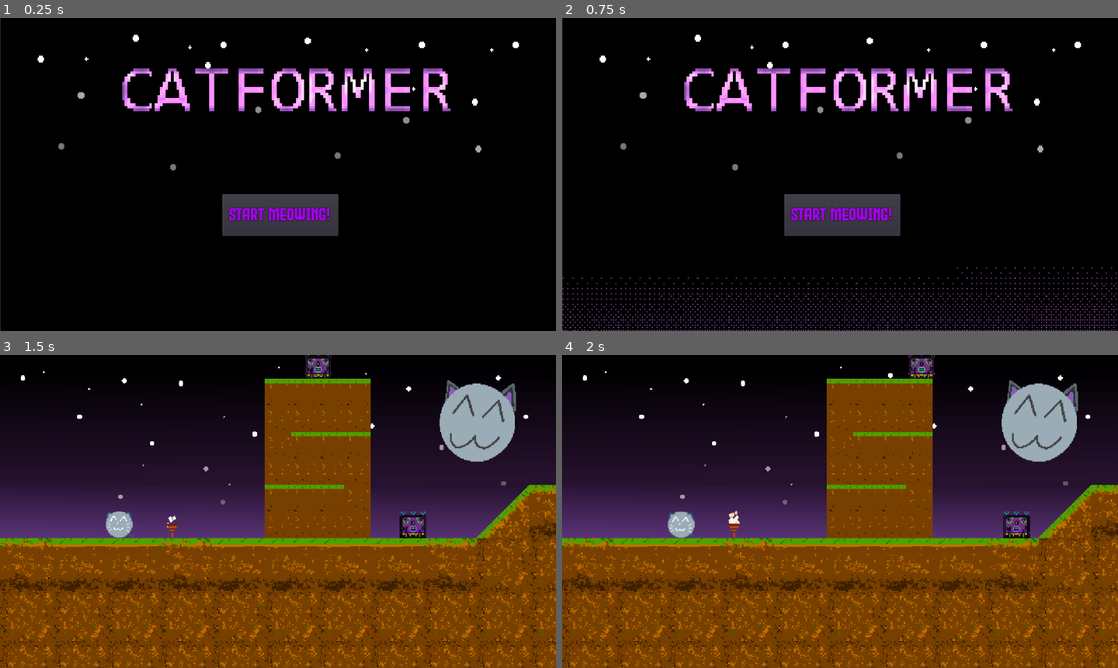
Above: before the commit, frames 1-4 (two rows, left to right).
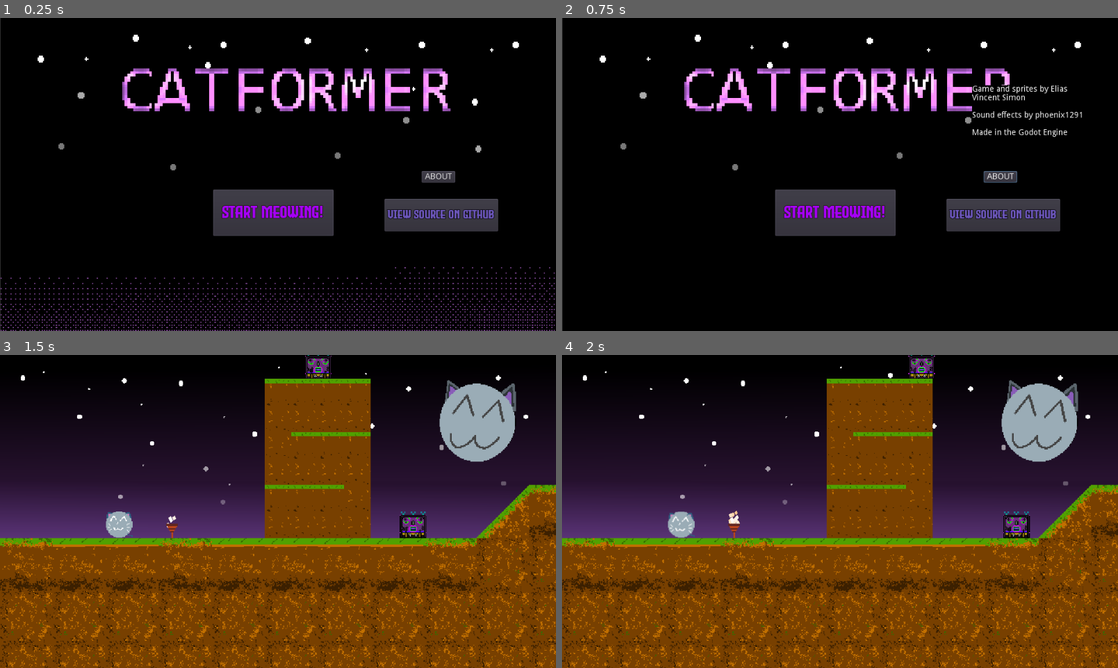
Above: after the commit, the same moments.

Repository: EliasVincent/catformer-simple-godot-platformer
Game: Godot game, scene res://scenes/MenuPanel.tscn
Two runs of this game, one before a commit and one after it. Both use one fixed random seed, a clock stepped at 60 frames per second and the inputs below.
Inputs (mouse positions are in pixels of both pictures, inside the frame that each line leads up to):
- Up to frame 1 (0.25 s): no input
- Up to frame 2 (0.75 s): click (1001, 177) at 0.5 s, where only the run after the commit has a clickable "ABOUT"
- Up to frame 3 (1.5 s): click "Start Meowing!" at 1.25 s
- Up to frame 4 (2 s): no input

The runs differ from the first frame. In frame 1, 6.4% of the frame differs, in the area x 0-100%, y 48-100%; in frame 2, 7.3%, in the area x 0-100%, y 21-100%; in frame 3, nothing differs; in frame 4, nothing differs.

Commit message:
pre-acceleration

Diff:
--- a/scenes/Level1.tscn
+++ b/scenes/Level1.tscn
@@ -110,6 +110,7 @@
 [node name="CollisionShape2D6" type="CollisionShape2D" parent="one-way medium blocks/StaticBody2D"]
 position = Vector2( 4512, -312 )
 shape = SubResource( 6 )
+one_way_collision = true
 
 [node name="BlockCat" parent="." instance=ExtResource( 2 )]
 position = Vector2( 144, 110.566 )
--- a/scenes/MenuPanel.tscn
+++ b/scenes/MenuPanel.tscn
@@ -10,6 +10,7 @@
 [ext_resource path="res://sprites/menu animation/menu_animation7.png" type="Texture" id=8]
 [ext_resource path="res://sprites/menu animation/menu_animation6.png" type="Texture" id=9]
 [ext_resource path="res://sprites/catformer_logo.png" type="Texture" id=10]
+[ext_resource path="res://sprites/Black.jpg" type="Texture" id=11]
 
 [sub_resource type="SpriteFrames" id=1]
 animations = [ {
@@ -33,6 +34,12 @@
 outline_color = Color( 0.141176, 0.12549, 0.12549, 1 )
 font_data = ExtResource( 1 )
 
+[sub_resource type="DynamicFont" id=4]
+size = 21
+outline_size = 1
+outline_color = Color( 0.0588235, 0.0588235, 0.0588235, 1 )
+font_data = ExtResource( 1 )
+
 [node name="Control" type="Control"]
 anchor_right = 1.0
 anchor_bottom = 1.0
@@ -45,6 +52,7 @@
 position = Vector2( 480.5, 270 )
 scale = Vector2( 2.07576, 2.25 )
 frames = SubResource( 1 )
+frame = 5
 speed_scale = 0.3
 playing = true
 
@@ -62,9 +70,9 @@
 }
 
 [node name="play-button" type="Button" parent="."]
-margin_left = 384.0
-margin_top = 304.0
-margin_right = 584.0
+margin_left = 368.0
+margin_top = 296.0
+margin_right = 576.0
 margin_bottom = 376.0
 custom_fonts/font = SubResource( 3 )
 custom_colors/font_color = Color( 0.654902, 0, 0.968627, 1 )
@@ -82,4 +90,49 @@
 margin_bottom = 272.0
 texture = ExtResource( 10 )
 expand = true
+__meta__ = {
+"_edit_use_anchors_": false
+}
+
+[node name="link-button" type="Button" parent="."]
+margin_left = 664.0
+margin_top = 312.0
+margin_right = 860.0
+margin_bottom = 368.0
+custom_fonts/font = SubResource( 4 )
+custom_colors/font_color = Color( 0.431373, 0.345098, 0.745098, 1 )
+text = "VIEW SOURCE ON GITHUB"
+
+[node name="about-button" type="Button" parent="."]
+margin_left = 728.0
+margin_top = 264.0
+margin_right = 786.0
+margin_bottom = 284.0
+text = "ABOUT"
+__meta__ = {
+"_edit_use_anchors_": false
+}
+
+[node name="about-panel" type="TextureRect" parent="about-button"]
+visible = false
+margin_left = -20.0
+margin_top = -148.0
+margin_right = 134.266
+margin_bottom = -20.0
+texture = ExtResource( 11 )
+expand = true
+__meta__ = {
+"_edit_use_anchors_": false
+}
+
+[node name="RichTextLabel" type="RichTextLabel" parent="about-button/about-panel"]
+margin_right = 192.0
+margin_bottom = 160.0
+text = "Game and sprites by Elias Vincent Simon
+
+Sound effects by phoenix1291
+
+Made in the Godot Engine"
 [connection signal="pressed" from="play-button" to="." method="_on_playbutton_pressed"]
+[connection signal="pressed" from="link-button" to="." method="_on_linkbutton_pressed"]
+[connection signal="pressed" from="about-button" to="." method="_on_aboutbutton_pressed"]
--- a/scripts/MenuPanel.gd
+++ b/scripts/MenuPanel.gd
@@ -7,3 +7,11 @@
 
 func _on_playbutton_pressed():
 	get_tree().change_scene("res://scenes/Level1.tscn")
+
+
+func _on_linkbutton_pressed():
+	OS.shell_open("http://godotengine.org")
+
+
+func _on_aboutbutton_pressed():
+	$"about-button/about-panel".show()
Not shown: 1 places in scenes/MenuPanel.tscn that only renumber resources
Not shown, removed: .gitignore
